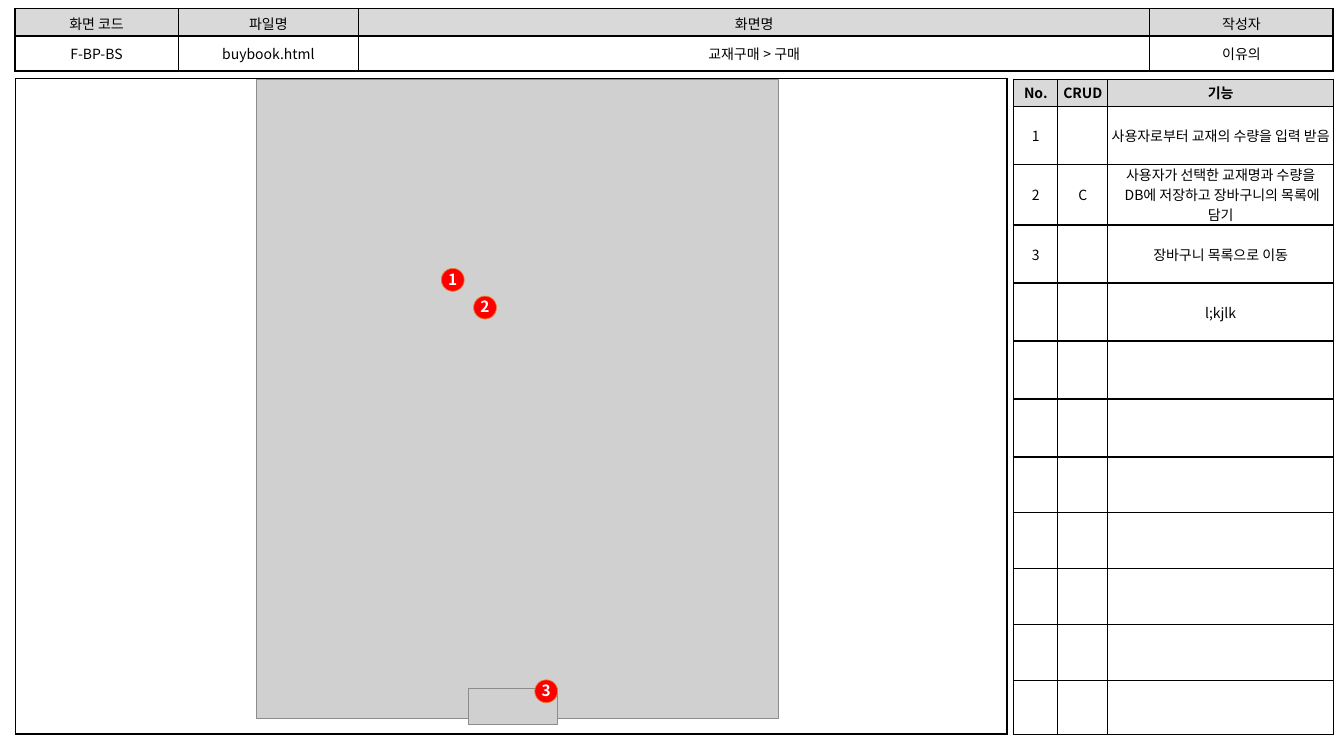
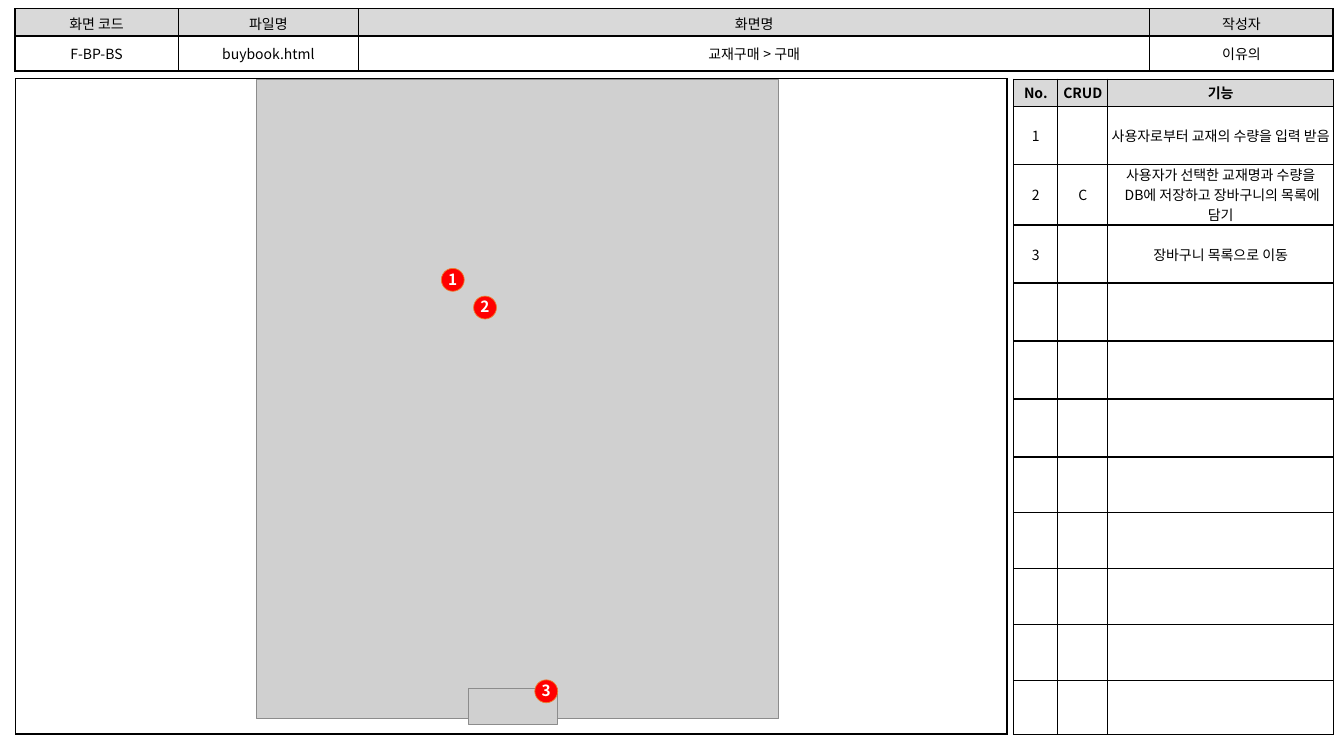
Before and after one commit to index506/cosmo6th_3thGroup, a slide deck: slide 1 of Text/02.화면설계도/3th_Project_화면 설계도(이유의).pptx. Drawn at 1344x756 pixels with LibreOffice and Linux fonts; fonts in the diff are those of the drawing; grey boxes stand for pictures. Boxes give left, top, right and bottom in pixels: in the first picture for what was removed or moved away, otherwise in the second. Text is boxed around its words. In the diff, an @@ line names an element or a change of style, - is before the commit and + after.

```diff
--- a/Text/02.화면설계도/3th_Project_화면 설계도(이유의).pptx
+++ b/Text/02.화면설계도/3th_Project_화면 설계도(이유의).pptx
@@ table at bbox=[1014, 80, 1335, 733] @@
-row 5:  |  | l;kjlk
+row 12:  |  | 
```
Also in this commit, not shown: 2 other slides changed, 1 other file.
